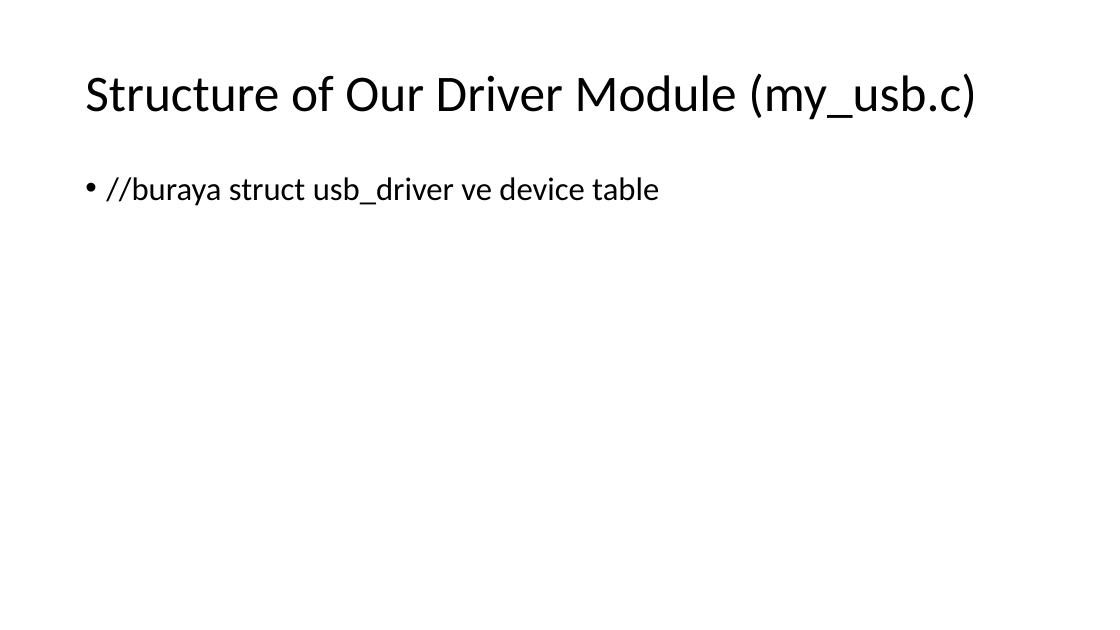
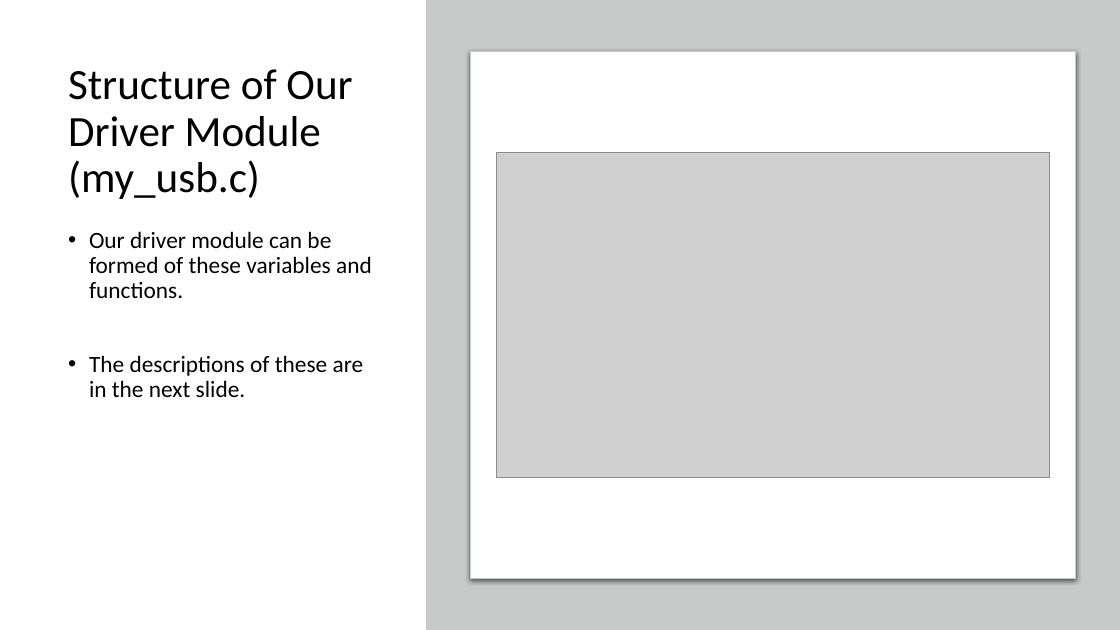
Before and after one commit to hasancpp/CS350-Operating-Systems-Project, a slide deck: slide 7 of progress_report.pptx. Drawn at 1120x630 pixels with LibreOffice and Linux fonts; fonts in the diff are those of the drawing; grey boxes stand for pictures. Boxes give left, top, right and bottom in pixels: in the first picture for what was removed or moved away, otherwise in the second. Text is boxed around its words. In the diff, an @@ line names an element or a change of style, - is before the commit and + after.

Commit message:
Added the structure of my_usb and the device table.

```diff
--- a/progress_report.pptx
+++ b/progress_report.pptx
@@ rectangle added at [426,0,1120,630], fill #C8CACA @@
@@ title "Structure of Our Driver Module ...": place and size @@
-title "Structure of Our Driver Module ..." at [85,73,977,120]
+title "Structure of Our Driver Module ..." at [68,69,352,199]
@@ title "Structure of Our Driver Module ..." at [68,69,352,199]: size 44 to 37 pt @@
@@ rounded rectangle added at [471,51,1075,579], fill #FFFFFF, outline #C8CACA 0.75 pt @@
@@ picture added at [497,153,1049,477] @@
@@ text at [89,231,372,397]: text changed; size 28 to 20 pt @@
-• //buraya struct usb_driver ve device table
+• Our driver module can be formed of these variables and functions.
+• The descriptions of these are in the next slide.
```
Also in this commit, not shown: 2 slides added.
